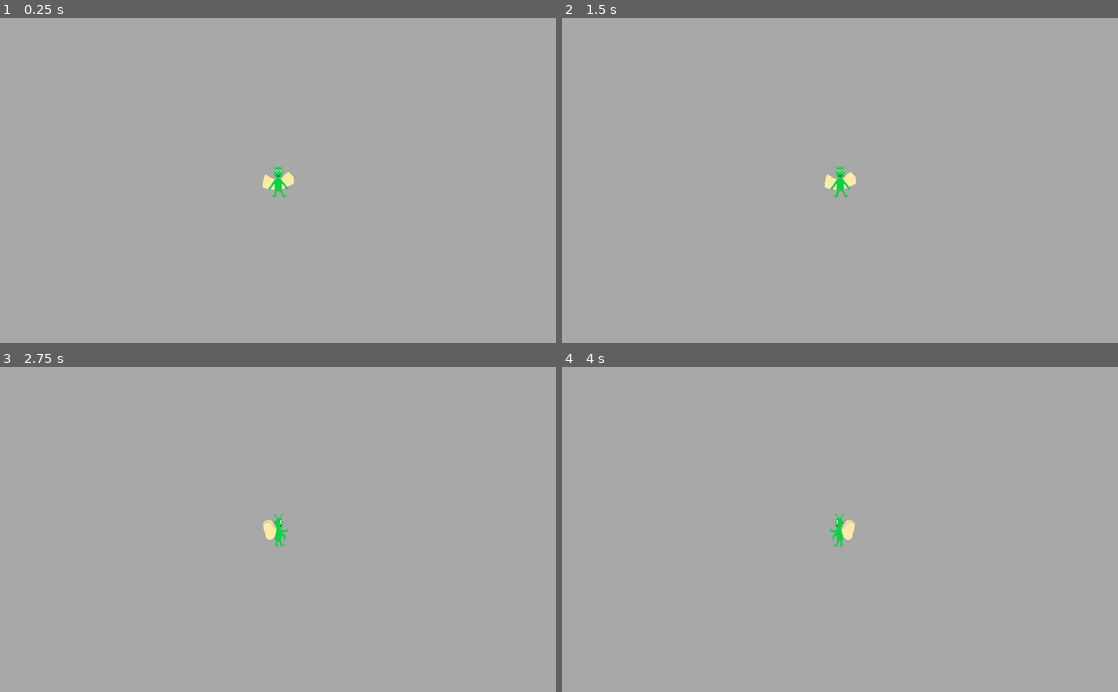
Above: before the commit, frames 1-4 (two rows, left to right).
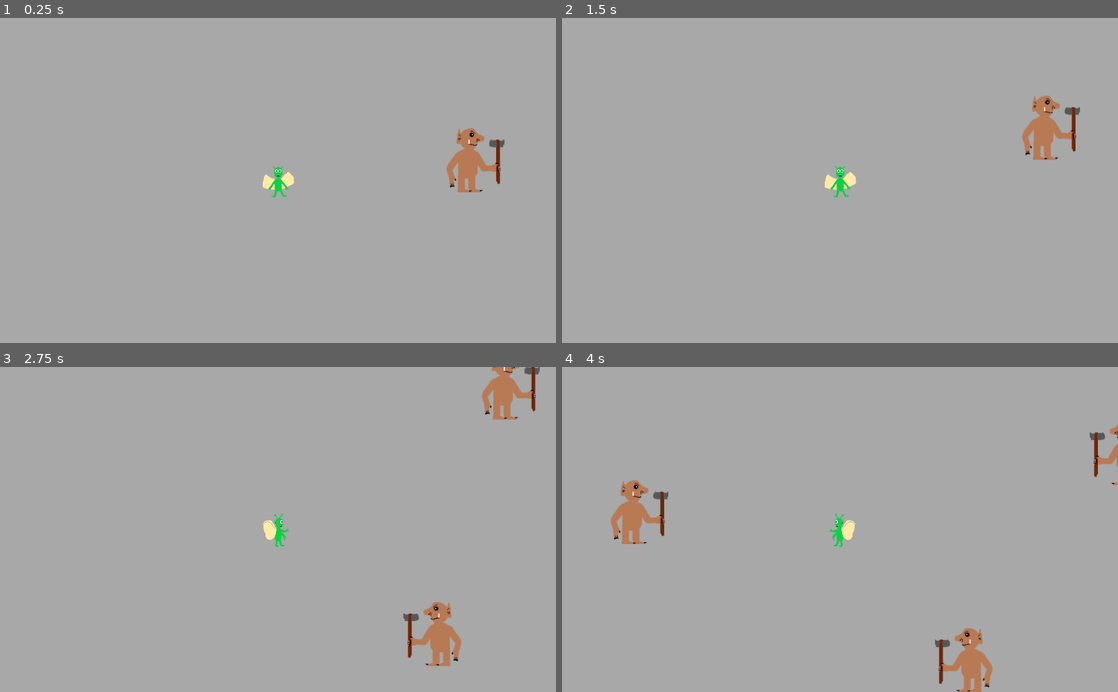
Above: after the commit, the same moments.

Repository: KimMcLelland/FaeQuest
Game: Godot game, scene res://Icy_Mountains.tscn
Two runs of this game, one before a commit and one after it. Both use one fixed random seed, a clock stepped at 60 frames per second and the inputs below. This scene is started directly instead of the project's main scene.
Inputs:
- Up to frame 1 (0.25 s): no input
- Up to frame 2 (1.5 s): hold Right (ui_right) 0.53-1.28 s; hold Down (ui_down) from 1.28 s (still down)
- Up to frame 3 (2.75 s): release Down (ui_down) at 2.03 s; hold Right (ui_right) from 2.03 s (still down)
- Up to frame 4 (4 s): release Right (ui_right) at 2.78 s; hold Up (ui_up) 2.78-3.53 s; hold Left (ui_left) from 3.53 s (still down)

The runs differ from the first frame. In frame 1, 1.0% of the frame differs, in the area x 80-91%, y 33-54%; in frame 2, 1.0%; in frame 3, 1.9%; in frame 4, 2.4%, in the area x 8-100%, y 17-100%.

Commit message:
added trolls and frost giants to the icy mountains

Diff:
--- /dev/null
+++ b/Frost_Giant.gd
@@ -0,0 +1,63 @@
+extends Area2D
+
+var rng = RandomNumberGenerator.new()
+var direction
+var speed
+
+
+
+func _ready():
+	speed = 100
+	rng.randomize()
+	direction = rng.randi_range (1, 8)
+
+
+
+func _process(delta):
+	var velocity = Vector2()
+
+	if direction == 1:
+		velocity.x += 1
+
+	if direction == 2:
+		velocity.x += 1
+		velocity.y += 1
+
+	if direction == 3:
+		velocity.y += 1
+
+	if direction == 4:
+		velocity.x -= 1
+		velocity.y += 1
+
+	if direction == 5:
+		velocity.x -= 1
+
+	if direction == 6:
+		velocity.x -= 1
+		velocity.y -= 1
+
+	if direction == 7:
+		velocity.y -= 1
+
+	if direction == 8:
+		velocity.x += 1
+		velocity.y -= 1
+
+
+	if position.x > 1920:
+		direction = rng.randi_range (4, 6)
+	if position.x < 128:
+		var result = rng.randi_range (1, 3)
+		if result == 1 or result == 2:
+			direction = result
+		else:
+			direction = 8
+	if position.y > 1672:
+		direction = rng.randi_range (6, 8)
+	if position.y < 128:
+		direction = rng.randi_range (2, 4)
+
+	if velocity.length() > 0:
+		velocity = velocity.normalized() * speed
+	position += velocity * delta
--- /dev/null
+++ b/Frost_Giant.tscn
@@ -0,0 +1,19 @@
+[gd_scene load_steps=4 format=2]
+
+[ext_resource path="res://Assets/Sprites/frost_giant.png" type="Texture" id=1]
+[ext_resource path="res://Frost_Giant.gd" type="Script" id=2]
+
+[sub_resource type="CircleShape2D" id=1]
+radius = 138.089
+
+[node name="Frost_Giant" type="Area2D"]
+script = ExtResource( 2 )
+__meta__ = {
+"_edit_group_": true
+}
+
+[node name="Sprite" type="Sprite" parent="."]
+texture = ExtResource( 1 )
+
+[node name="CollisionShape2D" type="CollisionShape2D" parent="."]
+shape = SubResource( 1 )
--- a/Icy_Mountains.tscn
+++ b/Icy_Mountains.tscn
@@ -1,6 +1,8 @@
-[gd_scene load_steps=2 format=2]
+[gd_scene load_steps=4 format=2]
 
 [ext_resource path="res://Player.tscn" type="PackedScene" id=1]
+[ext_resource path="res://Frost_Giant.tscn" type="PackedScene" id=2]
+[ext_resource path="res://Troll.tscn" type="PackedScene" id=3]
 
 [node name="Icy_Mountains" type="ColorRect"]
 margin_right = 2048.0
@@ -12,3 +14,15 @@
 
 [node name="Player" parent="." instance=ExtResource( 1 )]
 position = Vector2( 1037.86, 820.245 )
+
+[node name="Frost_Giant" parent="." instance=ExtResource( 2 )]
+position = Vector2( 1660.29, 316.784 )
+
+[node name="Troll" parent="." instance=ExtResource( 3 )]
+position = Vector2( 1818.68, 1615.03 )
+
+[node name="Troll2" parent="." instance=ExtResource( 3 )]
+position = Vector2( 1340.68, 777.818 )
+
+[node name="Troll3" parent="." instance=ExtResource( 3 )]
+position = Vector2( 407.294, 217.789 )
--- /dev/null
+++ b/Troll.gd
@@ -0,0 +1,65 @@
+extends Area2D
+
+var rng = RandomNumberGenerator.new()
+var direction
+var speed
+
+
+
+
+func _ready():
+	speed = 200
+	$AnimatedSprite.animation = "left"
+	rng.randomize()
+	direction = rng.randi_range (1, 8)
+
+
+
+
+func _process(delta):
+	var velocity = Vector2()
+
+
+	if direction == 1:
+		velocity.x += 1
+		$AnimatedSprite.animation = "right"
+	if direction == 2:
+		velocity.x += 1
+		velocity.y += 1
+		$AnimatedSprite.animation = "right"
+	if direction == 3:
+		velocity.y += 1
+	if direction == 4:
+		velocity.x -= 1
+		velocity.y += 1
+		$AnimatedSprite.animation = "left"
+	if direction == 5:
+		velocity.x -= 1
+		$AnimatedSprite.animation = "left"
+	if direction == 6:
+		velocity.x -= 1
+		velocity.y -= 1
+		$AnimatedSprite.animation = "left"
+	if direction == 7:
+		velocity.y -= 1
+	if direction == 8:
+		velocity.x += 1
+		velocity.y -= 1
+		$AnimatedSprite.animation = "right"
+
+	if position.x > 1984:
+		direction = rng.randi_range (4, 6)
+	if position.x < 64:
+		var result = rng.randi_range (1, 3)
+		if result == 1 or result == 2:
+			direction = result
+		else:
+			direction = 8
+	if position.y > 1736:
+		direction = rng.randi_range (6, 8)
+	if position.y < 64:
+		direction = rng.randi_range (2, 4)
+
+	if velocity.length() > 0:
+		velocity = velocity.normalized() * speed
+	position += velocity * delta
--- /dev/null
+++ b/Troll.tscn
@@ -0,0 +1,34 @@
+[gd_scene load_steps=6 format=2]
+
+[ext_resource path="res://Assets/Sprites/troll_right.png" type="Texture" id=1]
+[ext_resource path="res://Assets/Sprites/troll_left.png" type="Texture" id=2]
+[ext_resource path="res://Troll.gd" type="Script" id=3]
+
+[sub_resource type="SpriteFrames" id=1]
+animations = [ {
+"frames": [ ExtResource( 1 ) ],
+"loop": true,
+"name": "right",
+"speed": 5.0
+}, {
+"frames": [ ExtResource( 2 ) ],
+"loop": true,
+"name": "left",
+"speed": 5.0
+} ]
+
+[sub_resource type="CapsuleShape2D" id=2]
+radius = 57.5034
+
+[node name="Troll" type="Area2D"]
+script = ExtResource( 3 )
+__meta__ = {
+"_edit_group_": true
+}
+
+[node name="AnimatedSprite" type="AnimatedSprite" parent="."]
+frames = SubResource( 1 )
+animation = "right"
+
+[node name="CollisionShape2D" type="CollisionShape2D" parent="."]
+shape = SubResource( 2 )
Binary file added: Assets/Sprites/frost_giant.png
Not shown, added: Assets/Sprites/frost_giant.png.import
Binary file added: Assets/Sprites/troll_left.png
Not shown, added: Assets/Sprites/troll_left.png.import
Binary file added: Assets/Sprites/troll_right.png
Not shown, added: Assets/Sprites/troll_right.png.import
